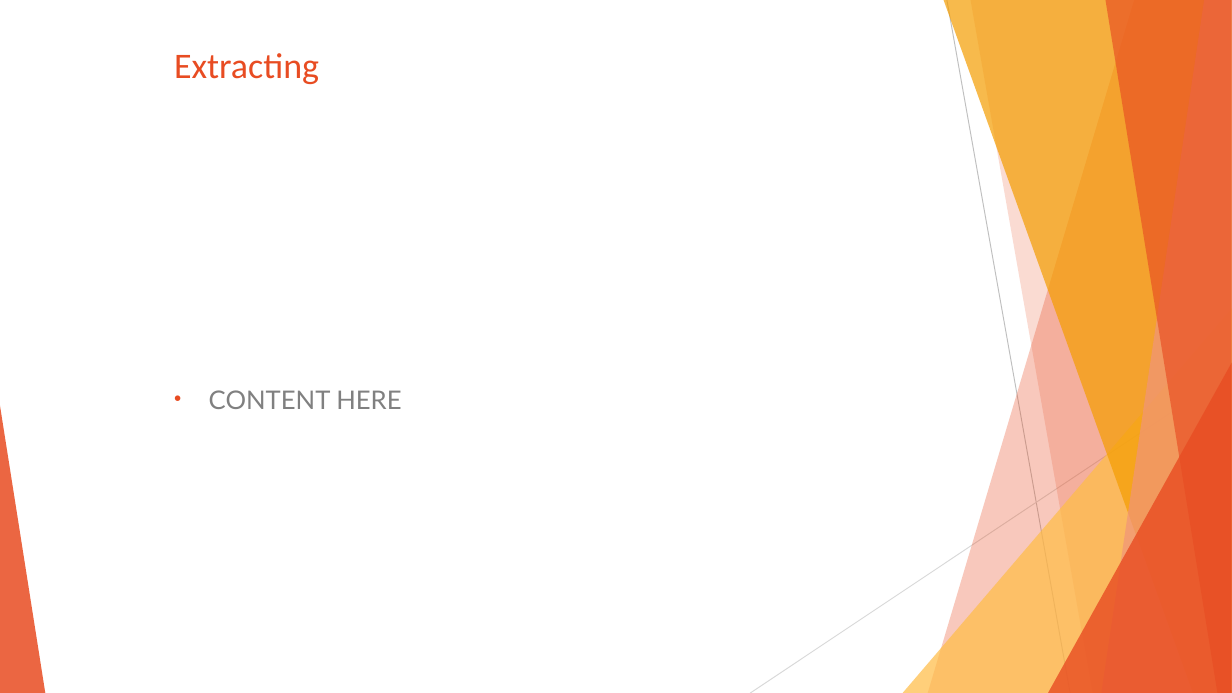
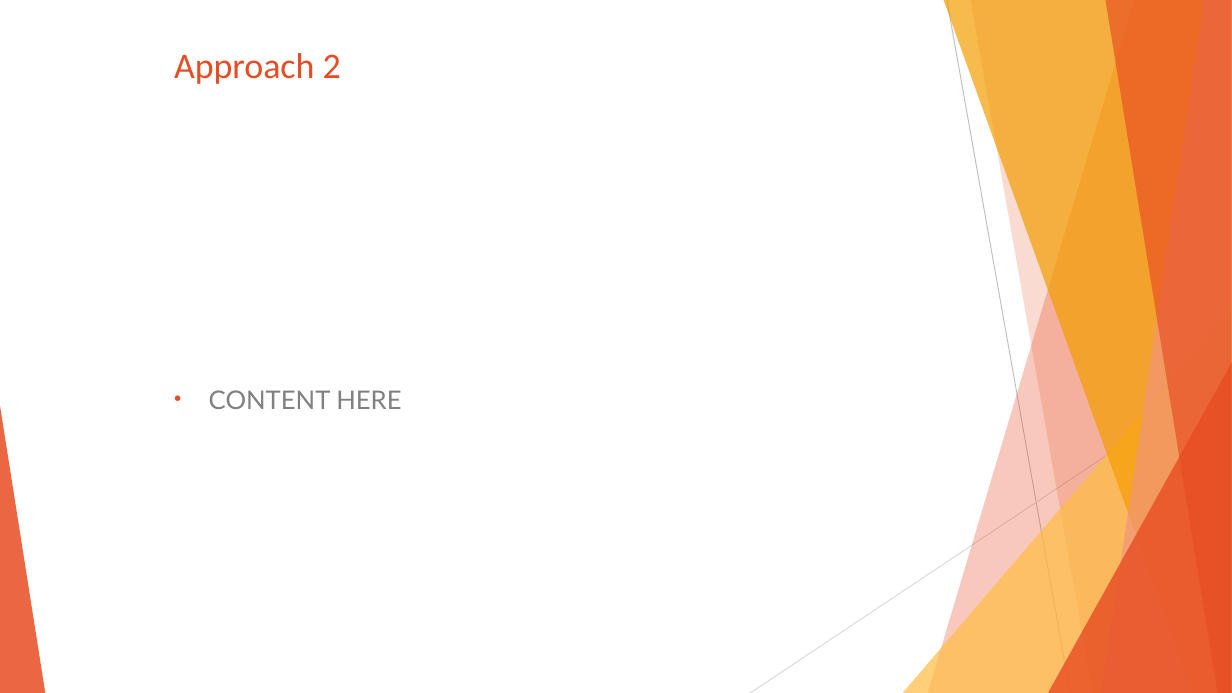
Before and after one commit to SanabuW/NYT-API-Analysis, a slide deck: slide 10 of common/(presentation_temp_file).pptx (slide 7 before the commit). Drawn at 1232x693 pixels with LibreOffice and Linux fonts; fonts in the diff are those of the drawing. Boxes give left, top, right and bottom in pixels: in the first picture for what was removed or moved away, otherwise in the second. Text is boxed around its words. In the diff, an @@ line names an element or a change of style, - is before the commit and + after.

```diff
--- a/common/(presentation_temp_file).pptx
+++ b/common/(presentation_temp_file).pptx
@@ title at (x1=174, y1=53, x2=341, y2=84): text changed @@
-Extracting
+Approach 2
```
Also in this commit, not shown: 9 other slides changed, 8 slides added, 8 other files.
